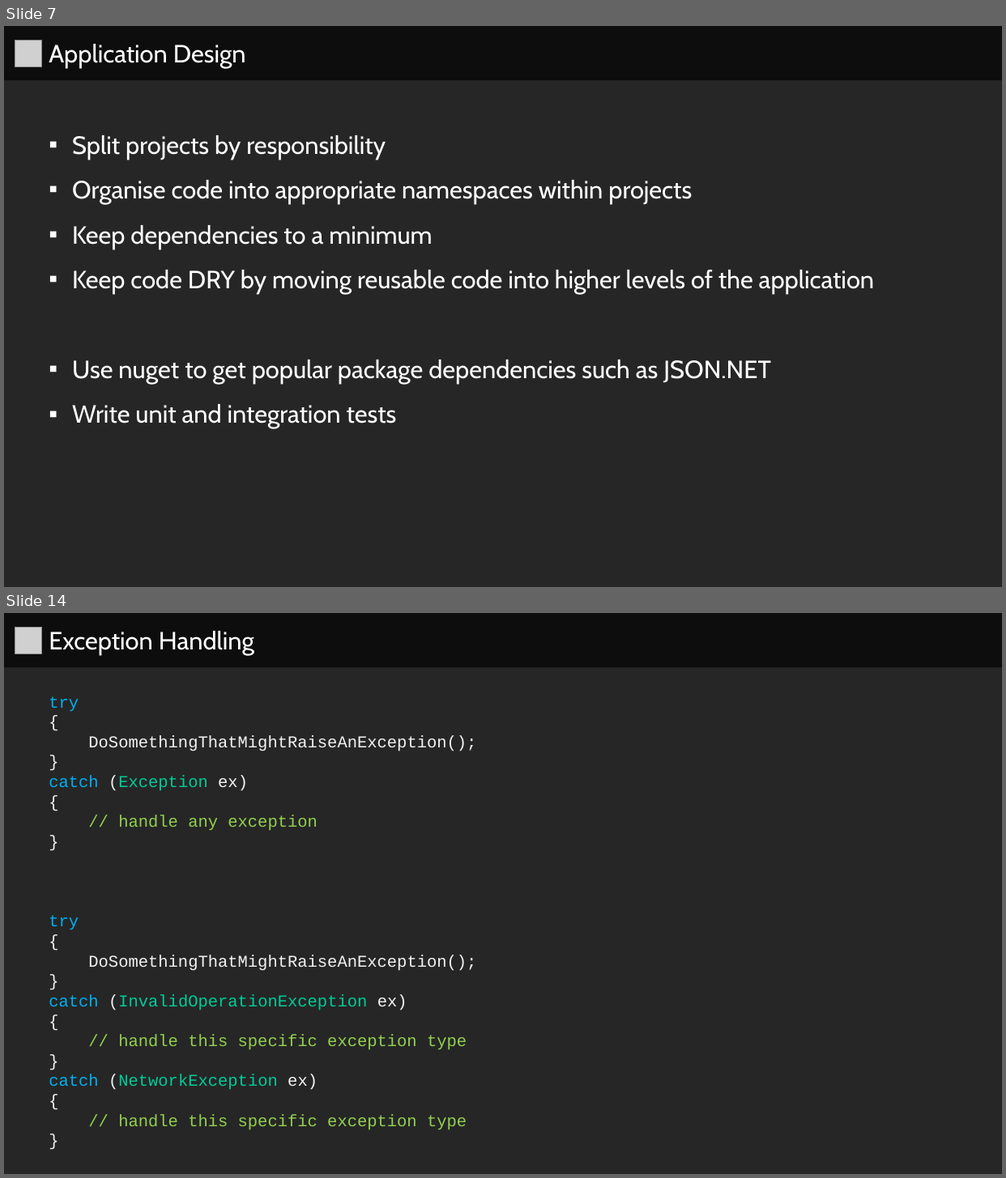
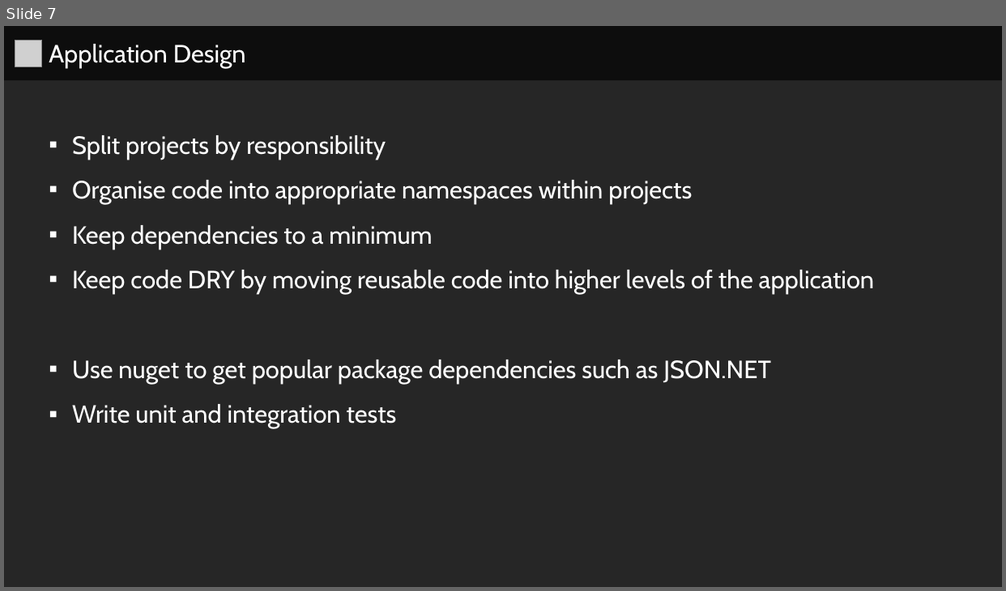
Before and after one commit to series0ne/DotNetFundamentalsWithCSharp, a slide deck: Lesson 7/Lesson 7.pptx. Shown one above the other, each under a label of ours: slides 7 and 14 before the commit, slide 7 after it; the slides between them are not shown. The pictures are 1006x1178 and 1006x591 pixels, drawn with LibreOffice and Linux fonts; fonts in the diff are those of the drawing; grey boxes stand for pictures. Boxes give left, top, right and bottom in pixels: in the first picture for what was removed or moved away, otherwise in the second. Text is boxed around its words. In the diff, an @@ line names an element or a change of style, - is before the commit and + after.

```diff
--- a/Lesson 7/Lesson 7.pptx
+++ b/Lesson 7/Lesson 7.pptx
@@ slide 14 removed at [4, 613, 1002, 1174], background #262626 @@
@@ rectangle removed at [4, 613, 1002, 667] @@
-  Exception Handling
@@ picture removed at [15, 628, 42, 654] @@
@@ rectangle removed at [4, 667, 1002, 1174] @@
-  try
-  {
-  DoSomethingThatMightRaiseAnException();
-  }
-  catch (Exception ex)
-  {
-  // handle any exception
-  }
-  try
-  {
-  DoSomethingThatMightRaiseAnException();
-  }
-  catch (InvalidOperationException ex)
-  {
-  // handle this specific exception type
-  }
-  catch (NetworkException ex)
-  {
-  // handle this specific exception type
-  }
```
Also in this commit, not shown: 5 slides changed, 11 other slides removed, 5 other files.
